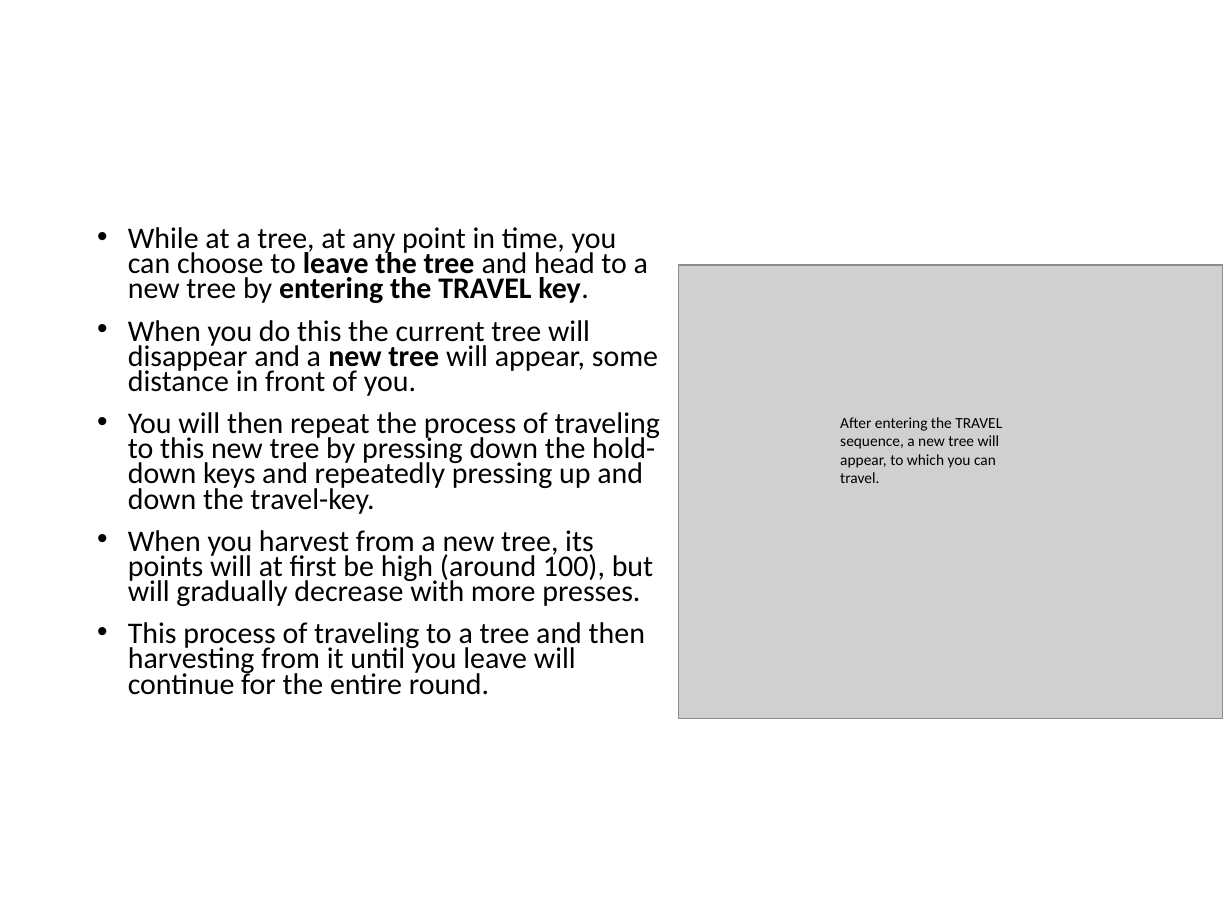
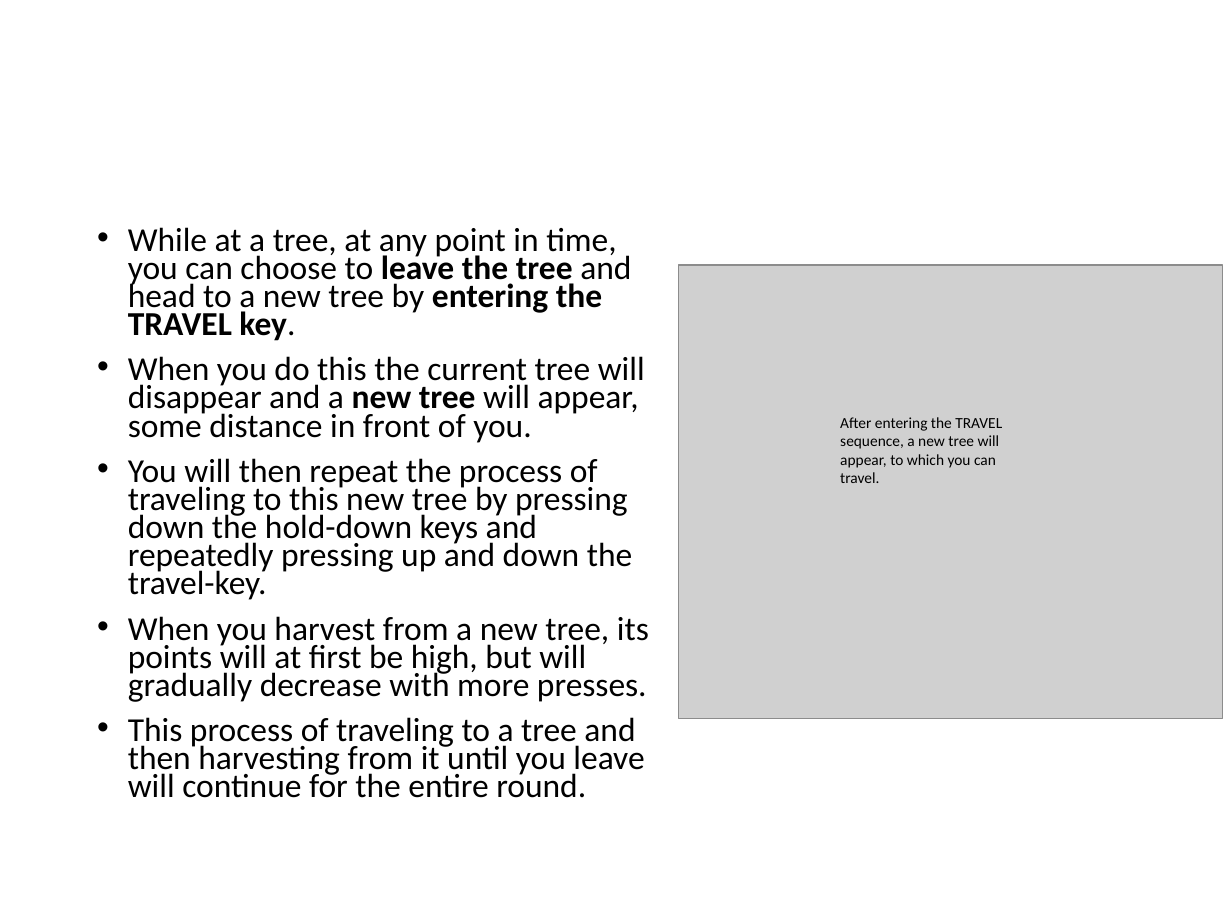
Before and after one commit to evanrussek/forage_jsp, a slide deck: slide 5 of public/ver_4/Stimuli/forage_instructions.pptx. Drawn at 1232x924 pixels with LibreOffice and Linux fonts; fonts in the diff are those of the drawing; grey boxes stand for pictures. Boxes give left, top, right and bottom in pixels: in the first picture for what was removed or moved away, otherwise in the second. Text is boxed around its words. In the diff, an @@ line names an element or a change of style, - is before the commit and + after.

```diff
--- a/public/ver_4/Stimuli/forage_instructions.pptx
+++ b/public/ver_4/Stimuli/forage_instructions.pptx
@@ text at (128,227,645,798): size 17.5 to 19.6 pt in "While at a tree, at any point ...", "When you do this the current tree ...", "You will then repeat the process of ...", "This process of traveling to a tree ..." @@
@@ text at (128,616,649,702): text changed; size 17.5 to 19.6 pt @@
-• When you harvest from a new tree, its points will at first be high (around 100), but will gradually decrease with more presses.
+• When you harvest from a new tree, its points will at first be high, but will gradually decrease with more presses.
```
Also in this commit, not shown: 5 other slides changed, 9 other files.
